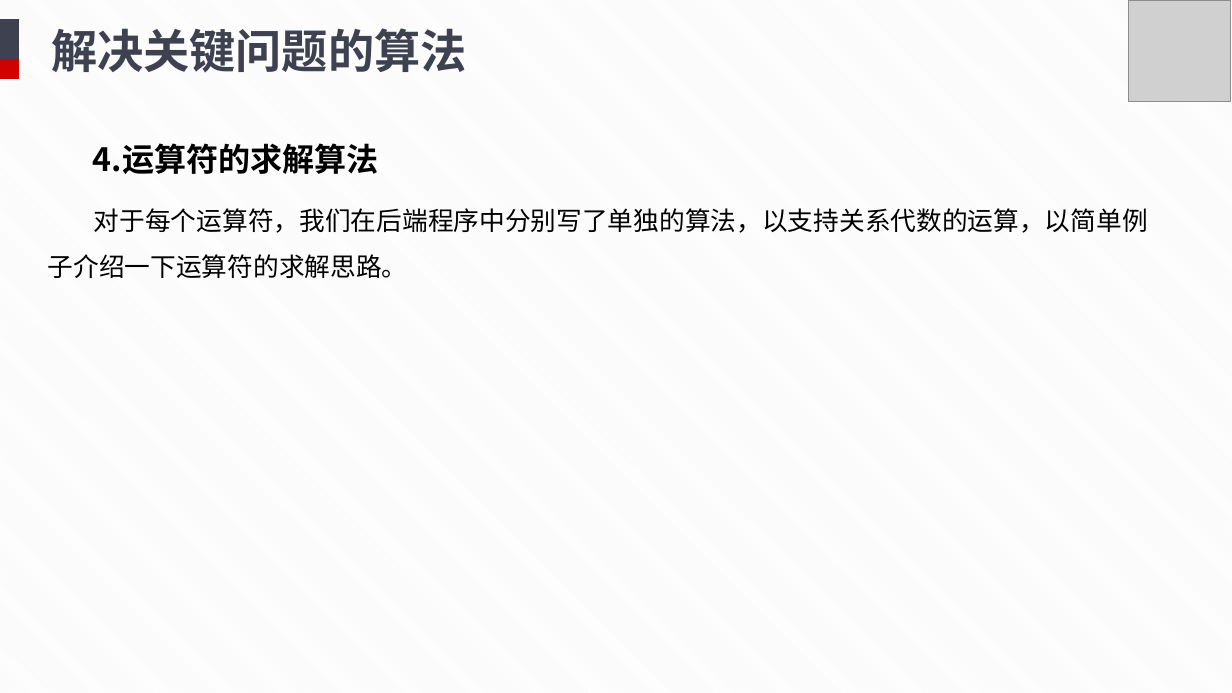
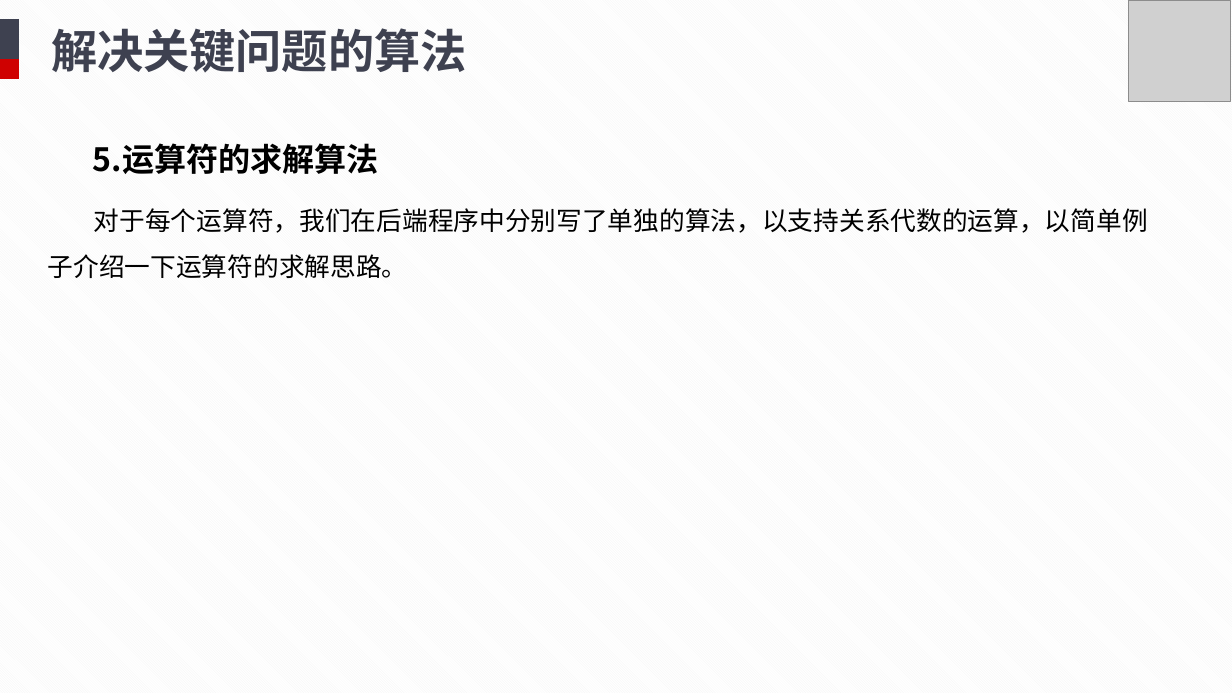
Before and after one commit to TuJin07/Relational-Algebra-Operation-System, a slide deck: slide 25 of doc/终期答辩.pptx (slide 23 before the commit). Drawn at 1232x693 pixels with LibreOffice and Linux fonts; fonts in the diff are those of the drawing; grey boxes stand for pictures. Boxes give left, top, right and bottom in pixels: in the first picture for what was removed or moved away, otherwise in the second. Text is boxed around its words. In the diff, an @@ line names an element or a change of style, - is before the commit and + after.

```diff
--- a/doc/终期答辩.pptx
+++ b/doc/终期答辩.pptx
@@ text at [93,143,379,174]: text changed @@
-4.运算符的求解算法
+5.运算符的求解算法
```
Also in this commit, not shown: 4 other slides changed, 2 slides added.
